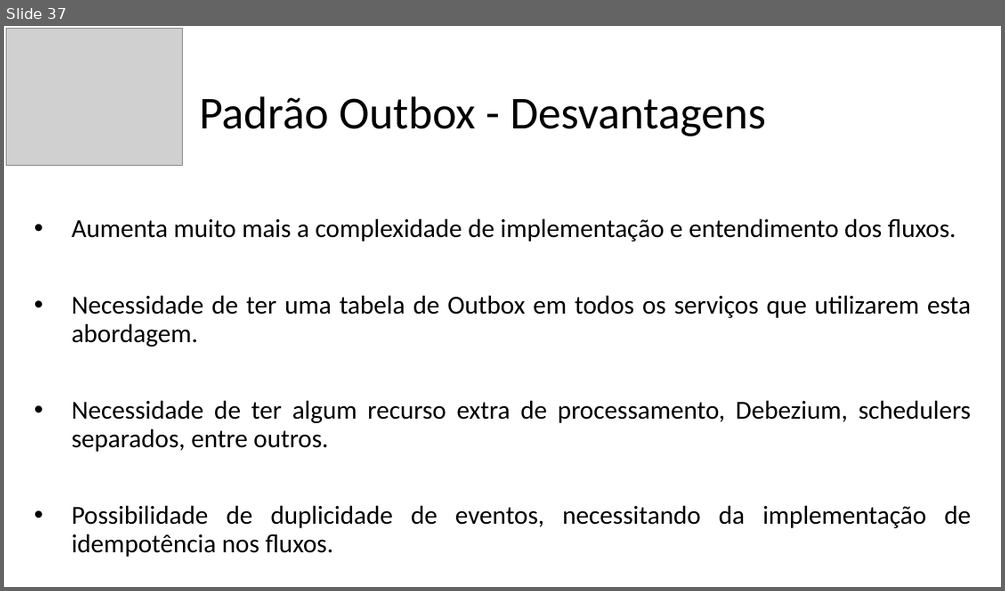
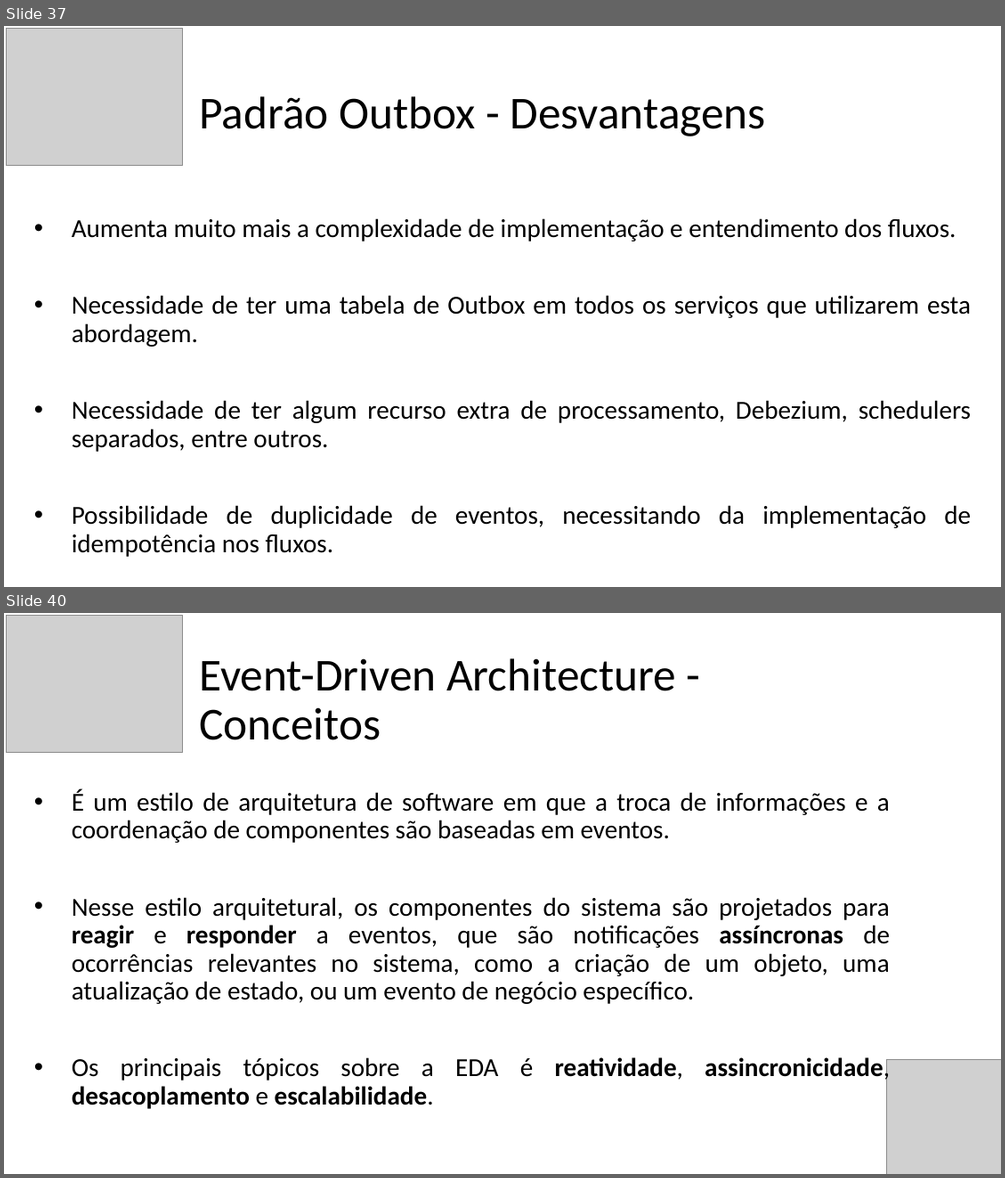
Before and after one commit to vhnegrisoli/curso-udemy-microsservicos-padrao-saga-orquestrado, a slide deck: Conteúdos/Apresentação - Saga.pptx. Shown one above the other, each under a label of ours: slide 37 before the commit, slides 37 and 40 after it; the slides between them are not shown. The pictures are 1005x591 and 1005x1178 pixels, drawn with LibreOffice and Linux fonts; fonts in the diff are those of the drawing; grey boxes stand for pictures. Boxes give left, top, right and bottom in pixels: in the first picture for what was removed or moved away, otherwise in the second. Text is boxed around its words. In the diff, an @@ line names an element or a change of style, - is before the commit and + after.

Commit message:
Adiciona conteúdos sobre Kafka nos slides

```diff
--- a/Conteúdos/Apresentação - Saga.pptx
+++ b/Conteúdos/Apresentação - Saga.pptx
@@ slide 40 added at <box>4,613,1001,1174</box>, background #FFFFFF @@
@@ picture added at <box>7,615,183,752</box> @@
@@ text added at <box>199,658,676,740</box>, 44 pt, text #000000 @@
+Event-Driven Architecture - Conceitos
@@ text added at <box>72,789,890,1109</box>, 25 pt, text #000000 @@
+• É um estilo de arquitetura de software em que a troca de informações e a coordenação de componentes são baseadas em eventos.
+• Nesse estilo arquitetural, os componentes do sistema são projetados para reagir e responder a eventos, que são notificações assíncronas de ocorrências relevantes no sistema, como a criação de um objeto, uma atualização de estado, ou um evento de negócio específico.
+• Os principais tópicos sobre a EDA é reatividade, assincronicidade, desacoplamento e escalabilidade.
@@ picture added at <box>886,1060,1001,1174</box> @@
```
Also in this commit, not shown: 2 slides changed, 15 other slides added, 1 slide removed.
